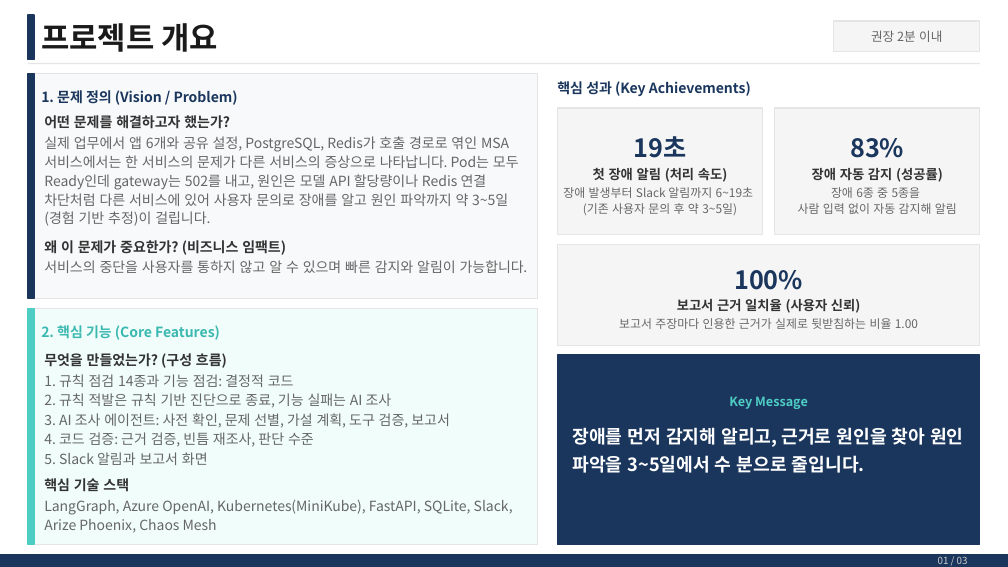
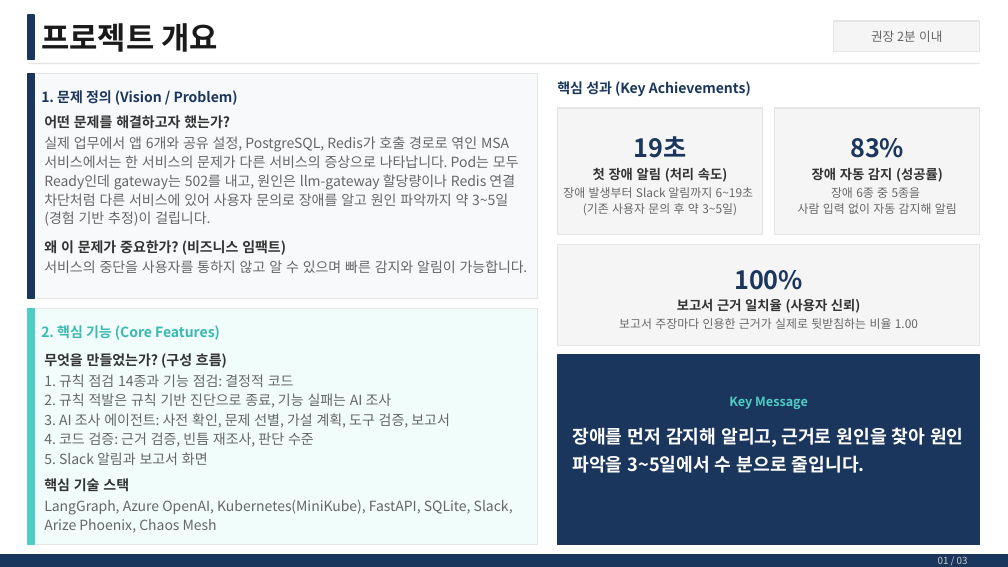
Before and after one commit to skax-jihyeryu/KubeGuardian, a slide deck: slide 2 of docs/산출물/AI_Master_Project_최종발표_류지혜_11791_v0.2.pptx. Drawn at 1008x567 pixels with LibreOffice and Linux fonts; fonts in the diff are those of the drawing. Boxes give left, top, right and bottom in pixels: in the first picture for what was removed or moved away, otherwise in the second. Text is boxed around its words. In the diff, an @@ line names an element or a change of style, - is before the commit and + after.

```diff
--- a/docs/산출물/AI_Master_Project_최종발표_류지혜_11791_v0.2.pptx
+++ b/docs/산출물/AI_Master_Project_최종발표_류지혜_11791_v0.2.pptx
@@ text at box(44, 136, 519, 226): text changed @@
-실제 업무에서 앱 6개와 공유 설정, PostgreSQL, Redis가 호출 경로로 엮인 MSA 서비스에서는 한 서비스의 문제가 다른 서비스의 증상으로 나타납니다. Pod는 모두 Ready인데 gateway는 502를 내고, 원인은 모델 API 할당량이나 Redis 연결 차단처럼 다른 서비스에 있어 사용자 문의로 장애를 알고 원인 파악까지 약 3~5일(경험 기반 추정)이 걸립니다.
+실제 업무에서 앱 6개와 공유 설정, PostgreSQL, Redis가 호출 경로로 엮인 MSA 서비스에서는 한 서비스의 문제가 다른 서비스의 증상으로 나타납니다. Pod는 모두 Ready인데 gateway는 502를 내고, 원인은 llm-gateway 할당량이나 Redis 연결 차단처럼 다른 서비스에 있어 사용자 문의로 장애를 알고 원인 파악까지 약 3~5일(경험 기반 추정)이 걸립니다.
```
Also in this commit, not shown: 1 other slide changed.
